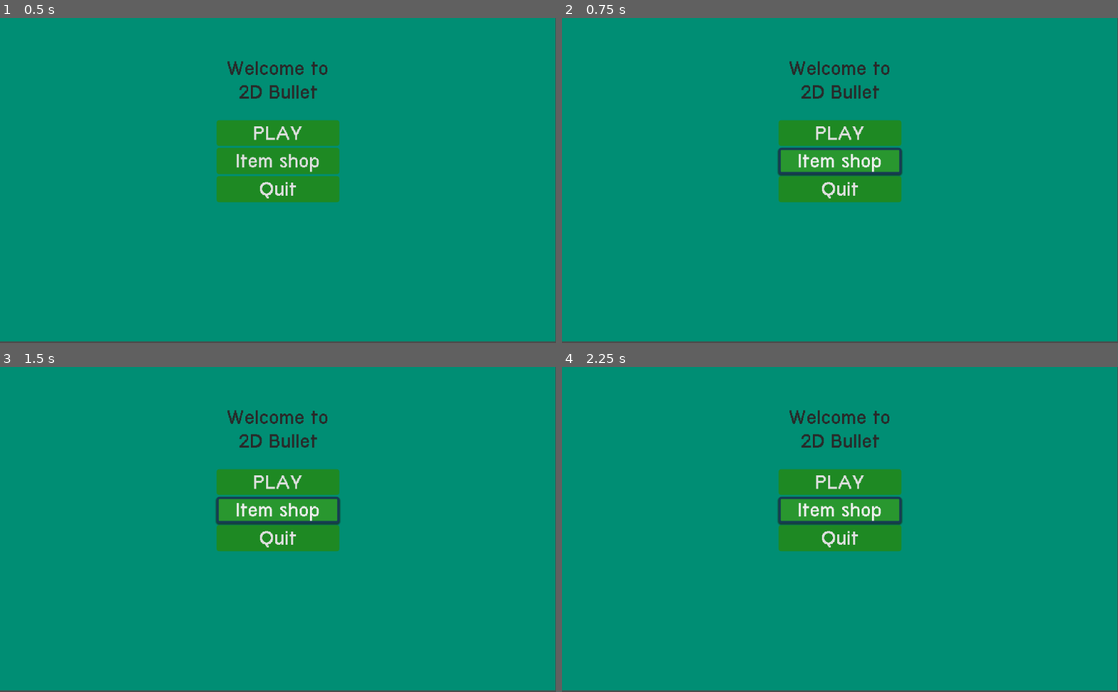
Above: before the commit, frames 1-4 (two rows, left to right).
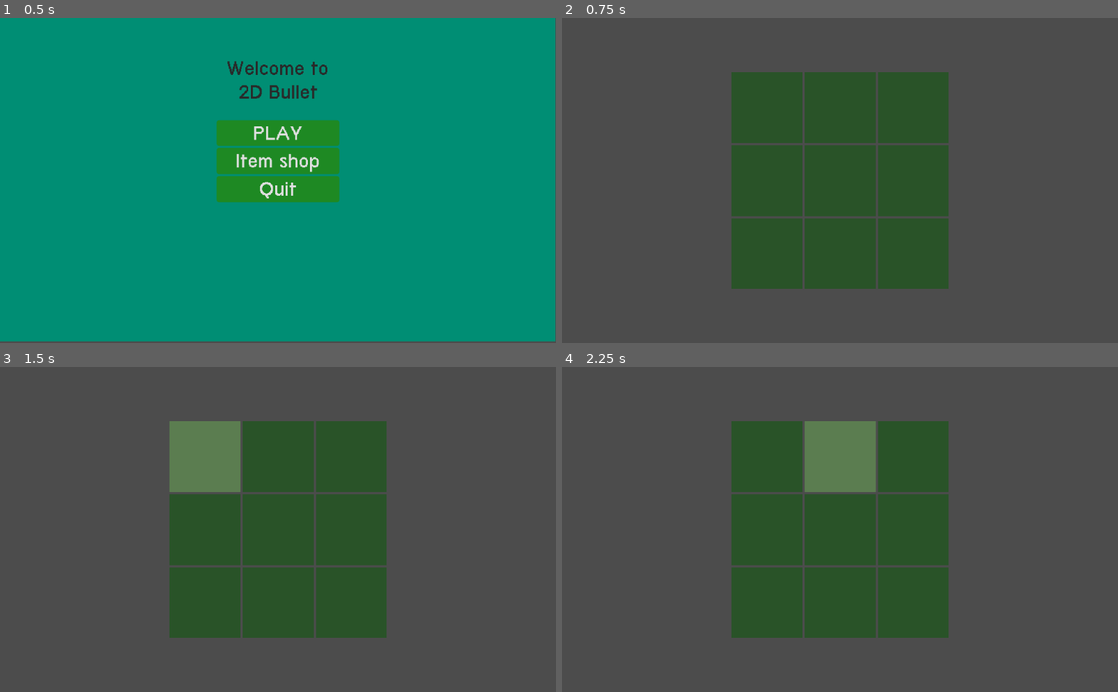
Above: after the commit, the same moments.

Repository: sldless/2DBullet
Game: Godot game, scene res://scripts/Menu/Menu.tscn
Two runs of this game, one before a commit and one after it. Both use one fixed random seed, a clock stepped at 60 frames per second and the inputs below.
Inputs (mouse positions are in pixels of both pictures, inside the frame that each line leads up to):
- Up to frame 1 (0.5 s): no input
- Up to frame 2 (0.75 s): click "Item shop" at 0.5 s
- Up to frame 3 (1.5 s): click (205, 458) at 1.27 s
- Up to frame 4 (2.25 s): click (840, 458) at 2.02 s

Frame 1 is identical in both runs. In frame 2, 99% of the frame differs, in the area x 0-100%, y 0-100%; in frame 3, 99%; in frame 4, 99%.

Commit message:
added base of UI for Item Shop

Diff:
--- /dev/null
+++ b/scripts/ItemShop/item_shop.tscn
@@ -0,0 +1,121 @@
+[gd_scene load_steps=7 format=2]
+
+[sub_resource type="StyleBoxFlat" id=1]
+bg_color = Color( 0.321569, 0.184314, 0.258824, 0.811765 )
+
+[sub_resource type="StyleBoxFlat" id=2]
+bg_color = Color( 0.360784, 0.494118, 0.317647, 1 )
+
+[sub_resource type="StyleBoxFlat" id=3]
+bg_color = Color( 0.337255, 0.533333, 0.329412, 1 )
+
+[sub_resource type="StyleBoxFlat" id=4]
+bg_color = Color( 0.164706, 0.329412, 0.160784, 1 )
+
+[sub_resource type="StyleBoxFlat" id=5]
+bg_color = Color( 0.0235294, 0.152941, 0.0627451, 1 )
+
+[sub_resource type="Theme" id=6]
+Button/colors/font_color = Color( 0.88, 0.88, 0.88, 1 )
+Button/colors/font_color_disabled = Color( 0.9, 0.9, 0.9, 0.2 )
+Button/colors/font_color_focus = Color( 0.94, 0.94, 0.94, 1 )
+Button/colors/font_color_hover = Color( 0.94, 0.94, 0.94, 1 )
+Button/colors/font_color_pressed = Color( 1, 1, 1, 1 )
+Button/constants/hseparation = 2
+Button/fonts/font = null
+Button/styles/disabled = SubResource( 1 )
+Button/styles/focus = SubResource( 2 )
+Button/styles/hover = SubResource( 3 )
+Button/styles/normal = SubResource( 4 )
+Button/styles/pressed = SubResource( 5 )
+
+[node name="Control" type="Control"]
+anchor_right = 1.0
+anchor_bottom = 1.0
+__meta__ = {
+"_edit_use_anchors_": false
+}
+
+[node name="GridContainer" type="GridContainer" parent="."]
+anchor_left = 0.5
+anchor_top = 0.5
+anchor_right = 0.5
+anchor_bottom = 0.5
+margin_left = -200.0
+margin_top = -200.0
+margin_right = 200.0
+margin_bottom = 200.0
+theme = SubResource( 6 )
+columns = 3
+__meta__ = {
+"_edit_use_anchors_": false
+}
+
+[node name="Button" type="Button" parent="GridContainer"]
+margin_right = 130.0
+margin_bottom = 130.0
+size_flags_horizontal = 3
+size_flags_vertical = 3
+
+[node name="Button2" type="Button" parent="GridContainer"]
+margin_left = 134.0
+margin_right = 264.0
+margin_bottom = 130.0
+size_flags_horizontal = 3
+size_flags_vertical = 3
+
+[node name="Button3" type="Button" parent="GridContainer"]
+margin_left = 268.0
+margin_right = 398.0
+margin_bottom = 130.0
+size_flags_horizontal = 3
+size_flags_vertical = 3
+__meta__ = {
+"_edit_use_anchors_": false
+}
+
+[node name="Button4" type="Button" parent="GridContainer"]
+margin_top = 134.0
+margin_right = 130.0
+margin_bottom = 264.0
+size_flags_horizontal = 3
+size_flags_vertical = 3
+
+[node name="Button5" type="Button" parent="GridContainer"]
+margin_left = 134.0
+margin_top = 134.0
+margin_right = 264.0
+margin_bottom = 264.0
+size_flags_horizontal = 3
+size_flags_vertical = 3
+
+[node name="Button6" type="Button" parent="GridContainer"]
+margin_left = 268.0
+margin_top = 134.0
+margin_right = 398.0
+margin_bottom = 264.0
+size_flags_horizontal = 3
+size_flags_vertical = 3
+
+[node name="Button7" type="Button" parent="GridContainer"]
+margin_top = 268.0
+margin_right = 130.0
+margin_bottom = 398.0
+size_flags_horizontal = 3
+size_flags_vertical = 3
+
+[node name="Button8" type="Button" parent="GridContainer"]
+margin_left = 134.0
+margin_top = 268.0
+margin_right = 264.0
+margin_bottom = 398.0
+size_flags_horizontal = 3
+size_flags_vertical = 3
+
+[node name="Button9" type="Button" parent="GridContainer"]
+margin_left = 268.0
+margin_top = 268.0
+margin_right = 398.0
+margin_bottom = 398.0
+size_flags_horizontal = 3
+size_flags_vertical = 3
--- a/scripts/Menu/home.gd
+++ b/scripts/Menu/home.gd
@@ -4,9 +4,8 @@
 	get_tree().change_scene("res://scripts/main.tscn")
 
 
-
 func _on_icButton_pressed():
-	pass # Replace with function body.
+	get_tree().change_scene("res://scripts/ItemShop/item_shop.tscn")
 
 
 func _on_quitButton_pressed():
